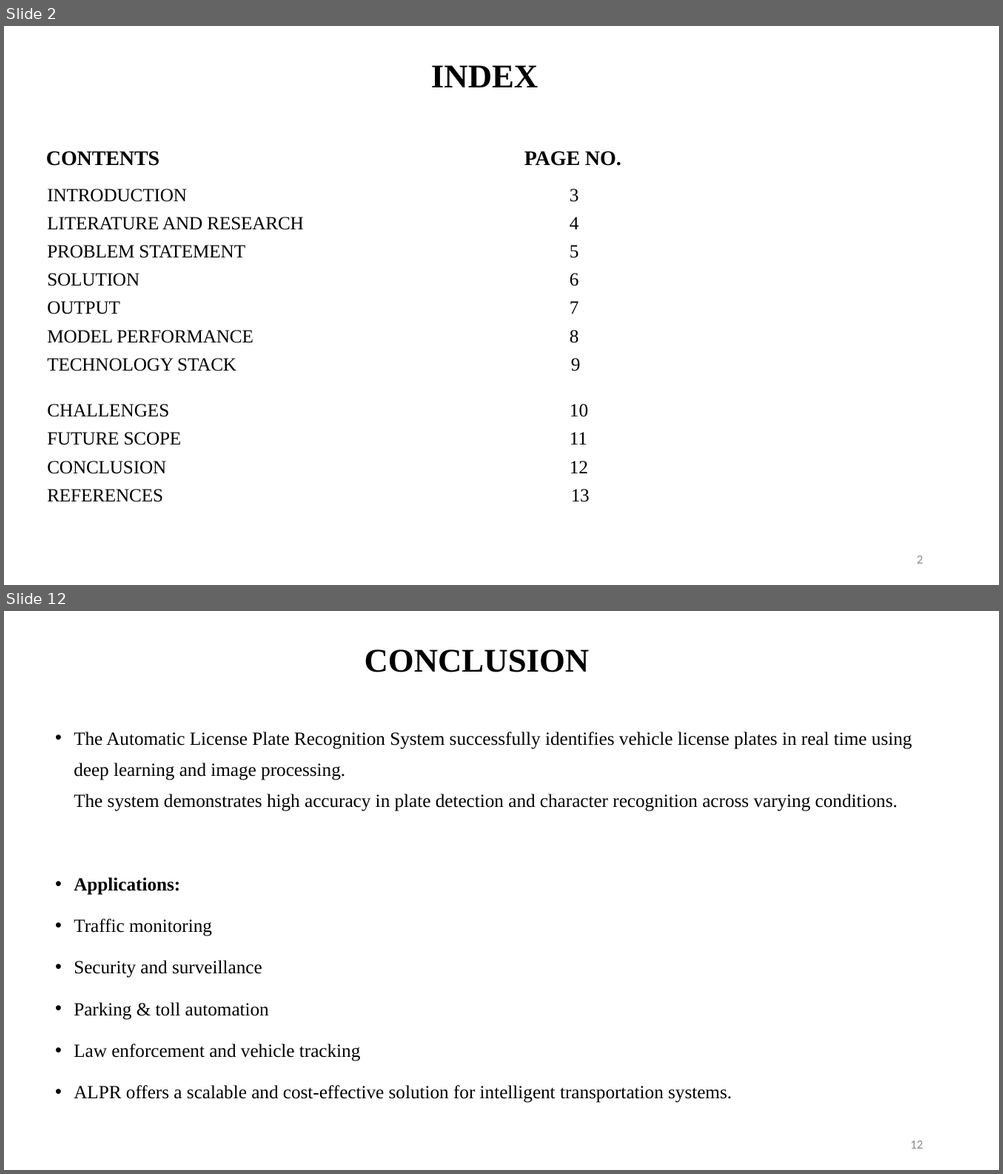
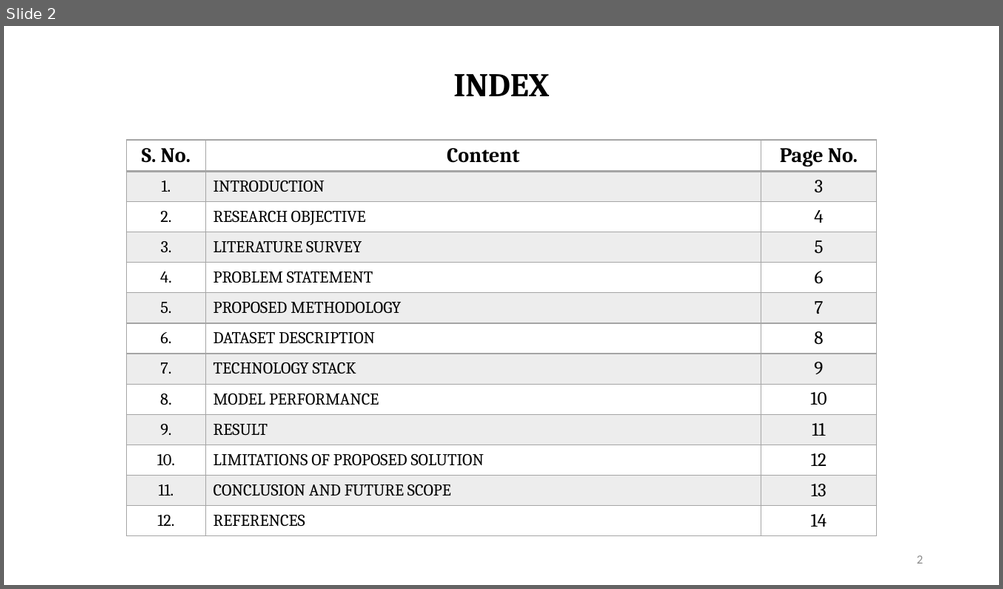
Before and after one commit to aryann-21/ALPR, a slide deck: MAJOR_PPT.pptx. Shown one above the other, each under a label of ours: slides 2 and 12 before the commit, slide 2 after it; the slides between them are not shown. The pictures are 1003x1174 and 1003x589 pixels, drawn with LibreOffice and Linux fonts; fonts in the diff are those of the drawing. Boxes give left, top, right and bottom in pixels: in the first picture for what was removed or moved away, otherwise in the second. Text is boxed around its words. In the diff, an @@ line names an element or a change of style, - is before the commit and + after.

Commit message:
got performance metrics

```diff
--- a/MAJOR_PPT.pptx
+++ b/MAJOR_PPT.pptx
@@ slide 12 removed at [4,611,999,1170], background #FFFFFF @@
@@ title removed at [364,649,589,672] @@
-CONCLUSION
@@ text removed at [74,732,912,1103] @@
-• The Automatic License Plate Recognition System successfully identifies vehicle license plates in real time using deep learning and image processing.
-  The system demonstrates high accuracy in plate detection and character recognition across varying conditions.
-• Applications:
-• Traffic monitoring
-• Security and surveillance
-• Parking & toll automation
-• Law enforcement and vehicle tracking
-• ALPR offers a scalable and cost-effective solution for intelligent transportation systems.
@@ page number removed at [910,1141,922,1149] @@
-12
@@ slide 2 changed as well @@
@@ title "INDEX": place and size @@
-title "INDEX" at [431,65,538,87]
+title "INDEX" at [453,74,549,96]
@@ title "INDEX" at [453,74,549,96]: font Times New Roman to Cambria @@
@@ text removed at [46,151,621,503] @@
-CONTENTS PAGE NO.
-INTRODUCTION 3
-LITERATURE AND RESEARCH 4
-PROBLEM STATEMENT 5
-SOLUTION 6
-OUTPUT 7
-MODEL PERFORMANCE 8
-TECHNOLOGY STACK 9
-CHALLENGES 10
-FUTURE SCOPE 11
-CONCLUSION 12
-REFERENCES 13
@@ table added at [126,140,877,538], 13 rows, 3 columns @@
+S. No. | Content | Page No.
+1. | INTRODUCTION | 3
+2. | RESEARCH OBJECTIVE | 4
+3. | LITERATURE SURVEY | 5
+4. | PROBLEM STATEMENT | 6
+5. | PROPOSED METHODOLOGY | 7
+6. | DATASET DESCRIPTION | 8
+7. | TECHNOLOGY STACK | 9
+8. | MODEL PERFORMANCE | 10
+9. | RESULT | 11
+10. | LIMITATIONS OF PROPOSED SOLUTION | 12
+11. | CONCLUSION AND FUTURE SCOPE | 13
+12. | REFERENCES | 14
```
Also in this commit, not shown: 3 other slides changed, 10 slides added, 8 other slides removed, 1 other file.
